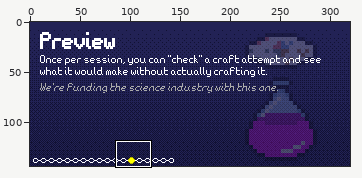
Edited in one commit: pixel-art file (ase/perk.ase). Above, an overview of the earlier version with the close-up marked.
Close-up. Old version:
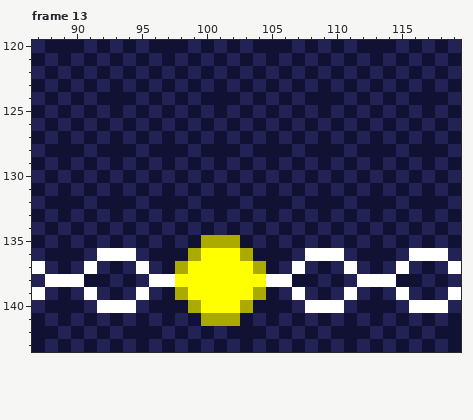
320x144 pixels, 19 frames. Colours within 5 levels of each other are drawn and written as one. Shown: frame 13: x 87..119, y 120..143. The commit also changed other frames or places, which this record leaves out.
The same view after the edit:
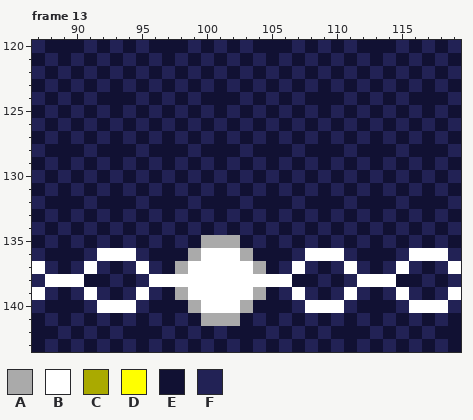
Palette (. is transparent): A #aaaaaa  B #ffffff  C #aaaa00  D #ffff00  E #111133  F #222255
Edits made:
Frame 13, layer "ID bubble":
y 135: x 100..102 CCC -> AAA
y 136: x 99..103 CDDDC -> ABBBA
y 137: x 98..104 CDDDDDC -> ABBBBBA
y 138: x 98..104 DDDDDDD -> BBBBBBB
y 139: x 98..104 CDDDDDC -> ABBBBBA
y 140: x 99..103 CDDDC -> ABBBA
y 141: x 100..102 CCC -> AAA
Where, in picture pixels (left, top, right, bottom), the same in both close-ups:
changed: (175, 235, 266, 326)
